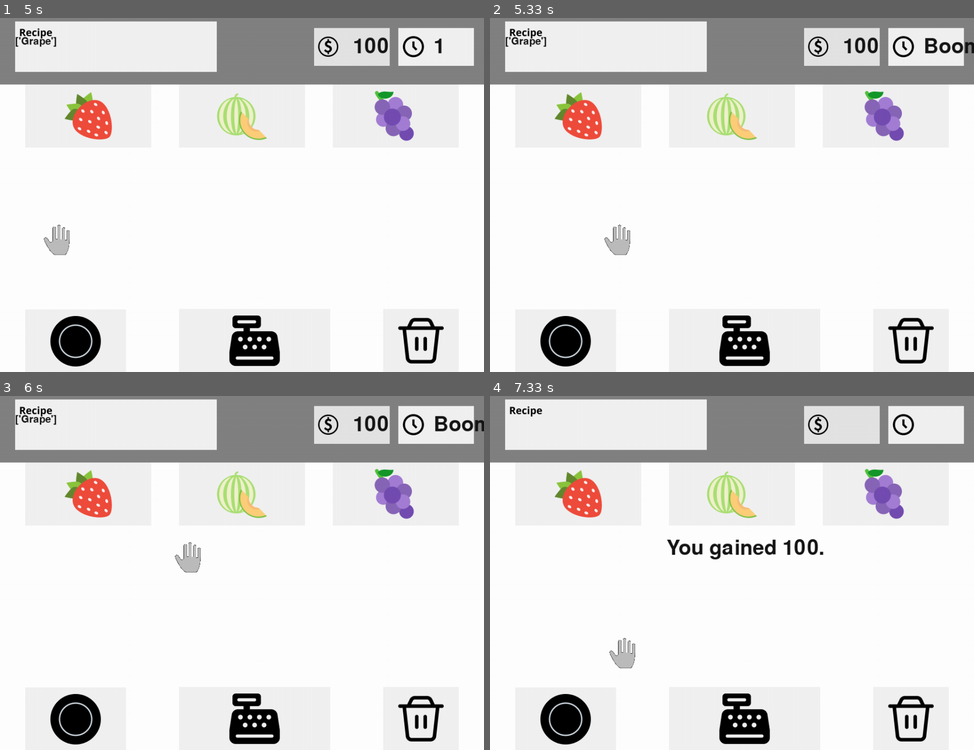
Above: before the commit, frames 1-4 (two rows, left to right).
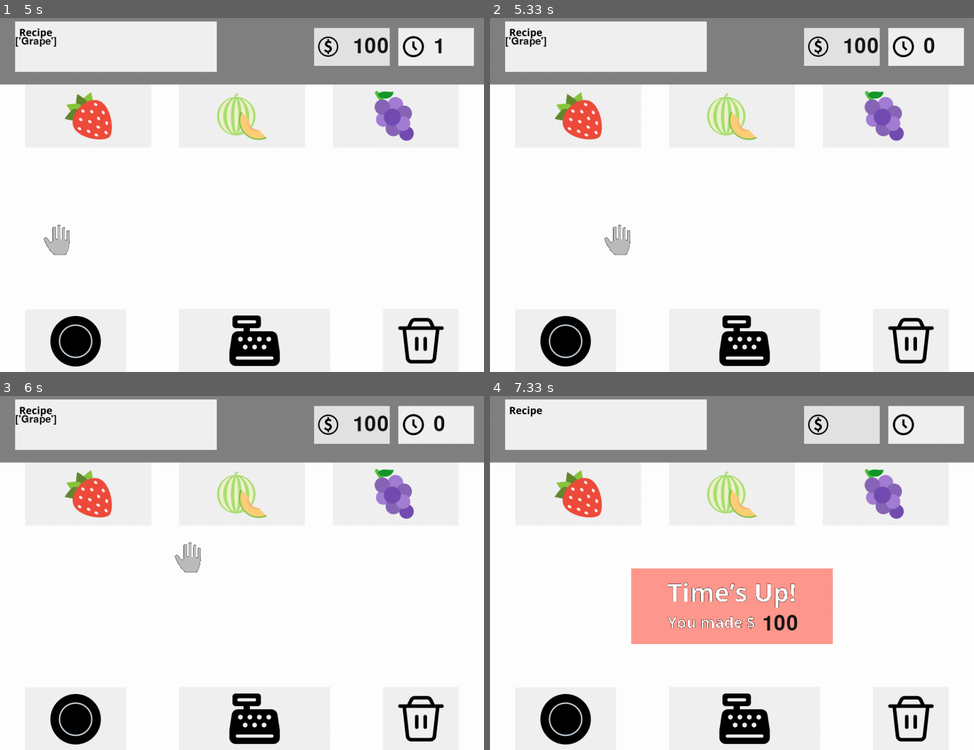
Above: after the commit, the same moments.

Repository: olincollege/overcooked
Game: pygame game, started from pygame_main.py
The game is run twice, just before and just after one commit, with the same random seed, the same clock (stepped at 60 frames per second) and the same inputs.
Inputs:
- Up to frame 1 (5 s): hold Right 0.33-0.8 s; hold Up 0.83-1.13 s; hold Right 1.17-1.63 s; hold Left 1.67-2.2 s; hold Down 2.23-2.53 s; hold Left 2.57-2.97 s; hold Up 3-3.37 s; hold Right 3.4-4.03 s; hold Down 4.07-4.43 s; hold Left 4.47-4.93 s; hold Right from 4.97 s (still down)
- Up to frame 2 (5.33 s): keep holding Right
- Up to frame 3 (6 s): release Right at 5.43 s; hold Up 5.47-5.77 s; hold Right from 5.8 s (still down)
- Up to frame 4 (7.33 s): release Right at 6.27 s; hold Left 6.3-6.83 s; hold Down 6.87-7.17 s

Frame 1 is identical in both runs. In frame 2, 0.2% of the frame differs, in the area x 89-100%, y 5-11%; in frame 3, 0.2%; in frame 4, 9.4%, in the area x 24-71%, y 40-78%.

Commit message:
added times up image

Diff:
--- a/board.py
+++ /dev/null
@@ -1,18 +0,0 @@
-"""
-Board file.
-"""
-class Board:
-    ingredient_1 = 'Strawberry'
-    ingredient_2 = 'Cantaloupe'
-    ingredient_3 = 'Grape'
-    ingredients = [ingredient_1, ingredient_2, ingredient_3]
-
-    #add regions here
-
-class player_region(Board):
-    pass
-
-class status_region(Board):
-
-    def update_status(self):
-        pass
--- a/helper.py
+++ b/helper.py
@@ -1,5 +1,6 @@
 import random
 import pygame
+import os
 
 worldx = 960
 worldy = 720
@@ -48,7 +49,7 @@
     time_left_milli =  total_time_milli - pygame.time.get_ticks()
     time_left = int(time_left_milli/1000)
     if time_left <= 0:
-        time_left = "Boom!"
+        time_left = "0"
 
     return time_left
 
@@ -83,3 +84,22 @@
 
     text = font.render(str(current_recipe), 1, BLACK) #Create the text
     world.blit(text, (x, y))
+
+class PopUp(pygame.sprite.Sprite):
+
+    def __init__(self):
+        pygame.sprite.Sprite.__init__(self)
+        self.images = []
+        for i in range(1, 3):
+            img = pygame.image.load(os.path.join('images', 'pop' + str(i) + '.png')).convert()
+            img.convert_alpha()     # optimise alpha
+            img.set_colorkey(ALPHA) # set alpha
+            self.images.append(img)
+            self.image = self.images[0]
+            self.rect = self.image.get_rect()
+
+    def change(self, color_num):
+        """
+        Change sprite color.
+        """
+        self.image = self.images[color_num]
--- a/other.py
+++ /dev/null
@@ -1,19 +0,0 @@
-"""
-Other classes.
-"""
-class Time:
-    def count_down(self):
-
-class Money:
-    def add_money(self, items):
-        pass
-    def remove_money(self, items):
-        pass
-
-class Dish:
-    def create_dish(self):
-        pass
-    def current_dishes(self):
-        pass
-    def remove_dish(self):
-        pass
--- a/play.py
+++ /dev/null
@@ -1,37 +0,0 @@
-"""
-Main game file.
-"""
-#create board
-board = Board()
-
-#create player
-player = Player()
-
-#create money
-money = Money()
-
-#create dishes
-dish = Dish()
-
-def play():
-    while time > 0:
-        move() #move checks if there is move input and moves the player
-        if in_region == str() and player_input == 'f': #if the player is in a region and press the action button (f)
-            if player.holding == True: # if the player is holding something already
-                if in_region == 'serve': # if they are in the serve region
-                player.put_down() # put down the players hand
-                # add something to check if the player served the right dish here
-                money.add_money() # get money
-                dish.remove_dish() # remove the dish from the current dishes
-
-                if in_region == 'trash': # if they are in the trash region
-                    player.put_down() # put down the players hand
-                    money.remove_money() # lose money
-
-                if in_region in ingredients and player_dict['plate'] == True: # if the player is in range of an ingredient and is holding a plate
-                    player.pick_up(in_region) # pick up the ingredient
-
-            elif player.holding == False and in_region == 'plate': # if the player is not holding something and in the plate region
-                pick_up(in_region) # pick up a plate
-        board() #update the board
-    return "Time is up!"
--- a/pygame_main.py
+++ b/pygame_main.py
@@ -3,6 +3,7 @@
 import os
 from player import Player
 from helper import random_recipe, time_left, draw_timer, draw_money,draw_recipe
+from helper import PopUp
 '''
 Variables
 '''
@@ -16,7 +17,7 @@
 ALPHA = (0, 0, 0)
 main = True
 money = 0
-ingredients = ["Strawberry","Canteloup","Grape"]
+ingredients = ["Strawberry","Canteloupe","Grape"]
 
 
 '''
@@ -37,6 +38,12 @@
 player_list.add(player)
 steps = 10  # how many pixels to move
 
+pop_ups = PopUp()
+pop_ups.rect.x = 280   # go to x
+pop_ups.rect.y = 360   # go to y
+pop_ups_list = pygame.sprite.Group()
+pop_ups_list.add(pop_ups)
+
 start_time = pygame.time.get_ticks()
 recipes = random_recipe(20)
 counter = time_left()
@@ -50,7 +57,7 @@
         if event.type == pygame.USEREVENT:
             counter -= 1
             print(counter)
-            text = str(counter).rjust(3) if counter > 0 else 'boom!'
+            text = str(counter).rjust(3) if counter > 0 else '0'
         #if counter <= 0:
             # pygame.quit()
             # sys.exit()
@@ -153,7 +160,10 @@
         draw_money(world, 700, 55, player.geld)
         draw_recipe(world, 30, 55, recipes[player.recipe_counter])
     else:
-        draw_money(world, 350, 300, f"You gained {player.geld}.")
+        pygame.sprite.Sprite.kill(player)
+        pop_ups.change(1)
+        pop_ups_list.draw(world)
+        draw_money(world, 540, 450, f"{player.geld}")
 
     player.update()  # update player position
     player_list.draw(world) # draw player
Binary file added: images/pop1.png
Binary file added: images/pop2.png
Not shown, removed: main_notebook.ipynb
